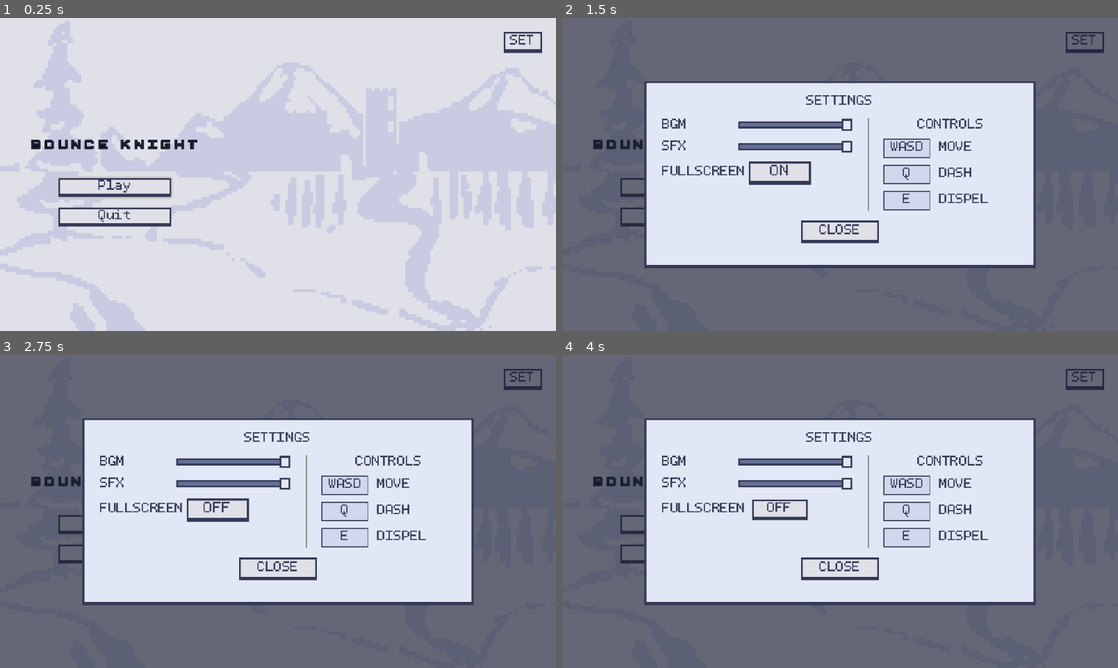
Above: before the commit, frames 1-4 (two rows, left to right).
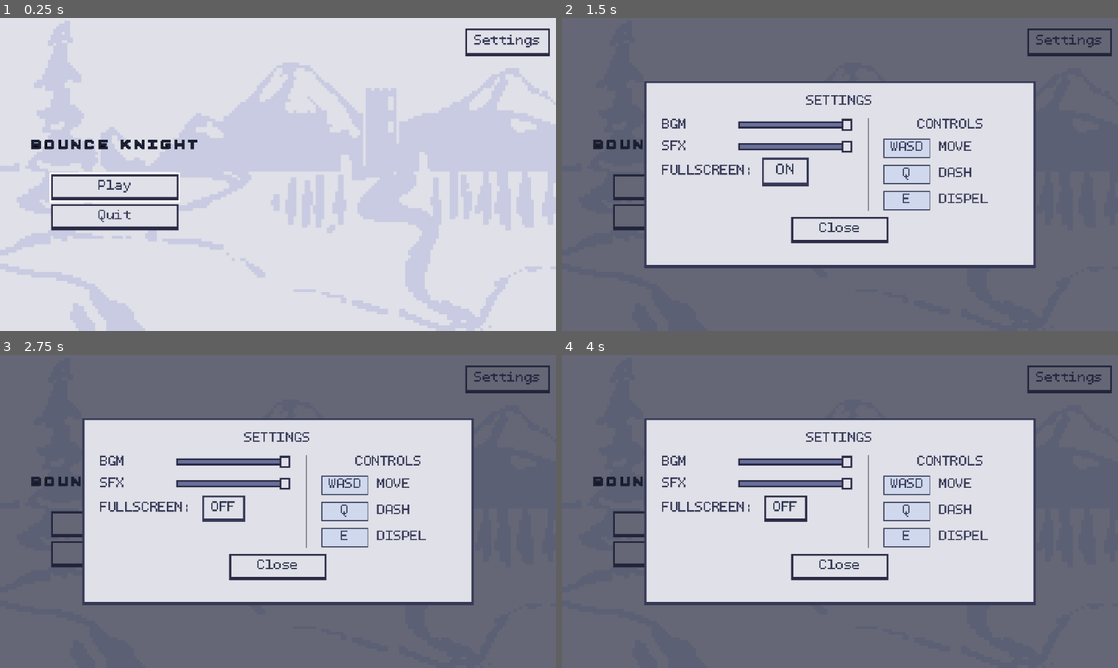
Above: after the commit, the same moments.

Repository: Cyberdemon-bot/Bounce-Knight
Game: Godot game, scene res://scenes/ui/start_screen_classic.tscn
Two runs of this game, one before a commit and one after it. Both use one fixed random seed, a clock stepped at 60 frames per second and the inputs below. Sound files missing from this copy of the repository are replaced by a short silence.
Inputs:
- Up to frame 1 (0.25 s): no input
- Up to frame 2 (1.5 s): click "SET" (after the commit: "Settings") at 0.5 s; click "OFF" at 1.25 s
- Up to frame 3 (2.75 s): click "ON" at 2 s
- Up to frame 4 (4 s): click "Play" at 2.75 s; click "Play" at 3.5 s

The runs differ from the first frame. In frame 1, 2.9% of the frame differs, in the area x 7-99%, y 3-68%; in frame 2, 2.1%; in frame 3, 2.1%; in frame 4, 2.1%.

Commit message:
cleaned up ui, added sfx manager and ui sounds

Diff:
--- a/project.godot
+++ b/project.godot
@@ -23,6 +23,7 @@
 
 GameManager="*uid://bvemn5eact13g"
 VFXManager="*uid://cety2t8a5ckwr"
+SFXManager="*uid://dkawmwubu0ej5"
 SettingsMenu="*uid://mfnehidh4tv7"
 
 [display]
--- a/scenes/ui/settings_menu.tscn
+++ b/scenes/ui/settings_menu.tscn
@@ -2,19 +2,13 @@
 
 [ext_resource type="Script" uid="uid://caki30dlfhhkx" path="res://scripts/ui/settings_menu.gd" id="1_qwcqe"]
 [ext_resource type="FontFile" uid="uid://c1rk47bvmkmgx" path="res://assets/assets_ui_font_pixel_2.otf" id="2_mhswj"]
+[ext_resource type="PackedScene" uid="uid://bu6vfh20fdcjr" path="res://scenes/ui/ui_slider.tscn" id="3_0b1cv"]
+[ext_resource type="PackedScene" uid="uid://dd60symdwmmc5" path="res://scenes/ui/ui_button.tscn" id="3_x3vyp"]
 
 [sub_resource type="Theme" id="Theme_x3vyp"]
 default_font = ExtResource("2_mhswj")
 
 [sub_resource type="StyleBoxFlat" id="StyleBoxFlat_2fsrb"]
-bg_color = Color(0.88235295, 0.90588236, 0.9607843, 1)
-border_width_left = 2
-border_width_top = 2
-border_width_right = 2
-border_width_bottom = 4
-border_color = Color(0.21176471, 0.22352941, 0.3372549, 1)
-
-[sub_resource type="StyleBoxFlat" id="StyleBoxFlat_0b1cv"]
 bg_color = Color(0.8745098, 0.8784314, 0.9098039, 1)
 border_width_left = 2
 border_width_top = 2
@@ -22,100 +16,12 @@
 border_width_bottom = 4
 border_color = Color(0.21176471, 0.22352941, 0.3372549, 1)
 
-[sub_resource type="StyleBoxFlat" id="StyleBoxFlat_yu862"]
-bg_color = Color(0.8745098, 0.8784314, 0.9098039, 1)
-border_width_left = 2
-border_width_top = 2
-border_width_right = 2
-border_width_bottom = 4
-border_color = Color(0.21176471, 0.22352941, 0.3372549, 1)
-
-[sub_resource type="StyleBoxFlat" id="StyleBoxFlat_ywggk"]
-bg_color = Color(0.8745098, 0.8784314, 0.9098039, 1)
-border_width_left = 2
-border_width_top = 2
-border_width_right = 2
-border_width_bottom = 4
-border_color = Color(0.21176471, 0.22352941, 0.3372549, 1)
-
-[sub_resource type="StyleBoxFlat" id="StyleBoxFlat_ngbvi"]
-bg_color = Color(0.8745098, 0.8784314, 0.9098039, 1)
-border_width_left = 2
-border_width_top = 2
-border_width_right = 2
-border_width_bottom = 4
-border_color = Color(0.21176471, 0.22352941, 0.3372549, 1)
-
 [sub_resource type="StyleBoxFlat" id="StyleBoxFlat_hnjae"]
 bg_color = Color(0.8117647, 0.84705883, 0.9254902, 1)
 border_width_left = 1
 border_width_top = 1
 border_width_right = 1
 border_width_bottom = 1
-border_color = Color(0.21176471, 0.22352941, 0.3372549, 1)
-
-[sub_resource type="StyleBoxFlat" id="StyleBoxFlat_mishw"]
-bg_color = Color(0.8745098, 0.8784314, 0.9098039, 1)
-border_width_left = 2
-border_width_top = 2
-border_width_right = 2
-border_width_bottom = 4
-border_color = Color(0.21176471, 0.22352941, 0.3372549, 1)
-
-[sub_resource type="StyleBoxFlat" id="StyleBoxFlat_h271e"]
-bg_color = Color(0.8745098, 0.8784314, 0.9098039, 1)
-border_width_left = 2
-border_width_top = 2
-border_width_right = 2
-border_width_bottom = 4
-border_color = Color(0.21176471, 0.22352941, 0.3372549, 1)
-
-[sub_resource type="StyleBoxFlat" id="StyleBoxFlat_7dpwb"]
-bg_color = Color(0.8745098, 0.8784314, 0.9098039, 1)
-border_width_left = 2
-border_width_top = 2
-border_width_right = 2
-border_width_bottom = 4
-border_color = Color(0.21176471, 0.22352941, 0.3372549, 1)
-
-[sub_resource type="StyleBoxFlat" id="StyleBoxFlat_iii5b"]
-bg_color = Color(0.8745098, 0.8784314, 0.9098039, 1)
-border_width_left = 2
-border_width_top = 2
-border_width_right = 2
-border_width_bottom = 4
-border_color = Color(0.21176471, 0.22352941, 0.3372549, 1)
-
-[sub_resource type="StyleBoxFlat" id="StyleBoxFlat_r6v77"]
-bg_color = Color(0.8745098, 0.8784314, 0.9098039, 1)
-border_width_left = 2
-border_width_top = 2
-border_width_right = 2
-border_width_bottom = 4
-border_color = Color(0.21176471, 0.22352941, 0.3372549, 1)
-
-[sub_resource type="StyleBoxFlat" id="StyleBoxFlat_pxswo"]
-bg_color = Color(0.8745098, 0.8784314, 0.9098039, 1)
-border_width_left = 2
-border_width_top = 2
-border_width_right = 2
-border_width_bottom = 4
-border_color = Color(0.21176471, 0.22352941, 0.3372549, 1)
-
-[sub_resource type="StyleBoxFlat" id="StyleBoxFlat_w48g0"]
-bg_color = Color(0.8745098, 0.8784314, 0.9098039, 1)
-border_width_left = 2
-border_width_top = 2
-border_width_right = 2
-border_width_bottom = 4
-border_color = Color(0.21176471, 0.22352941, 0.3372549, 1)
-
-[sub_resource type="StyleBoxFlat" id="StyleBoxFlat_n2xd4"]
-bg_color = Color(0.8745098, 0.8784314, 0.9098039, 1)
-border_width_left = 2
-border_width_top = 2
-border_width_right = 2
-border_width_bottom = 4
 border_color = Color(0.21176471, 0.22352941, 0.3372549, 1)
 
 [node name="SettingsMenu" type="CanvasLayer" unique_id=1716261428]
@@ -186,12 +92,9 @@
 theme_override_colors/font_color = Color(0.21176471, 0.22352941, 0.3372549, 1)
 text = "BGM"
 
-[node name="BGMSlider" type="HSlider" parent="Overlay/SettingsBox/MarginContainer/MainVBox/ContentHBox/LeftColumn/BGMRow" unique_id=560030050]
-unique_name_in_owner = true
-layout_mode = 2
-size_flags_horizontal = 3
-max_value = 1.0
-step = 0.05
+[node name="BGMSlider" parent="Overlay/SettingsBox/MarginContainer/MainVBox/ContentHBox/LeftColumn/BGMRow" unique_id=2080822769 instance=ExtResource("3_0b1cv")]
+unique_name_in_owner = true
+layout_mode = 2
 value = 1.0
 
 [node name="SFXRow" type="HBoxContainer" parent="Overlay/SettingsBox/MarginContainer/MainVBox/ContentHBox/LeftColumn" unique_id=262560143]
@@ -204,33 +107,26 @@
 theme_override_colors/font_color = Color(0.21176471, 0.22352941, 0.3372549, 1)
 text = "SFX"
 
-[node name="SFXSlider" type="HSlider" parent="Overlay/SettingsBox/MarginContainer/MainVBox/ContentHBox/LeftColumn/SFXRow" unique_id=630571766]
-unique_name_in_owner = true
-layout_mode = 2
-size_flags_horizontal = 3
-max_value = 1.0
-step = 0.05
+[node name="SFXSlider" parent="Overlay/SettingsBox/MarginContainer/MainVBox/ContentHBox/LeftColumn/SFXRow" unique_id=1780563363 instance=ExtResource("3_0b1cv")]
+unique_name_in_owner = true
+layout_mode = 2
 value = 1.0
 
 [node name="FullscreenRow" type="HBoxContainer" parent="Overlay/SettingsBox/MarginContainer/MainVBox/ContentHBox/LeftColumn" unique_id=1238344432]
 layout_mode = 2
-theme_override_constants/separation = 8
+theme_override_constants/separation = 20
 
 [node name="Label" type="Label" parent="Overlay/SettingsBox/MarginContainer/MainVBox/ContentHBox/LeftColumn/FullscreenRow" unique_id=514866451]
 custom_minimum_size = Vector2(80, 0)
 layout_mode = 2
 theme_override_colors/font_color = Color(0.21176471, 0.22352941, 0.3372549, 1)
-text = "FULLSCREEN"
-
-[node name="FullscreenButton" type="Button" parent="Overlay/SettingsBox/MarginContainer/MainVBox/ContentHBox/LeftColumn/FullscreenRow" unique_id=1910728489]
-unique_name_in_owner = true
-custom_minimum_size = Vector2(64, 24)
-layout_mode = 2
-theme_override_styles/normal = SubResource("StyleBoxFlat_0b1cv")
-theme_override_styles/pressed = SubResource("StyleBoxFlat_yu862")
-theme_override_styles/hover = SubResource("StyleBoxFlat_ywggk")
-theme_override_styles/focus = SubResource("StyleBoxFlat_ngbvi")
-text = "OFF"
+text = "FULLSCREEN:"
+
+[node name="FullscreenButton" parent="Overlay/SettingsBox/MarginContainer/MainVBox/ContentHBox/LeftColumn/FullscreenRow" unique_id=1682840967 instance=ExtResource("3_x3vyp")]
+unique_name_in_owner = true
+custom_minimum_size = Vector2(32.29, 22)
+layout_mode = 2
+text = "Off"
 
 [node name="VSeparator" type="VSeparator" parent="Overlay/SettingsBox/MarginContainer/MainVBox/ContentHBox" unique_id=1408286753]
 layout_mode = 2
@@ -302,25 +198,15 @@
 
 [node name="ActionRow" type="HBoxContainer" parent="Overlay/SettingsBox/MarginContainer/MainVBox" unique_id=2057100554]
 layout_mode = 2
-theme_override_constants/separation = 14
+theme_override_constants/separation = 21
 alignment = 1
 
-[node name="MainMenuButton" type="Button" parent="Overlay/SettingsBox/MarginContainer/MainVBox/ActionRow" unique_id=1543986889]
-unique_name_in_owner = true
-custom_minimum_size = Vector2(105, 26)
-layout_mode = 2
-theme_override_styles/normal = SubResource("StyleBoxFlat_mishw")
-theme_override_styles/pressed = SubResource("StyleBoxFlat_h271e")
-theme_override_styles/hover = SubResource("StyleBoxFlat_7dpwb")
-theme_override_styles/focus = SubResource("StyleBoxFlat_iii5b")
-text = "MAIN MENU"
-
-[node name="CloseButton" type="Button" parent="Overlay/SettingsBox/MarginContainer/MainVBox/ActionRow" unique_id=902401777]
-unique_name_in_owner = true
-custom_minimum_size = Vector2(90, 26)
-layout_mode = 2
-theme_override_styles/normal = SubResource("StyleBoxFlat_r6v77")
-theme_override_styles/pressed = SubResource("StyleBoxFlat_pxswo")
-theme_override_styles/hover = SubResource("StyleBoxFlat_w48g0")
-theme_override_styles/focus = SubResource("StyleBoxFlat_n2xd4")
-text = "CLOSE"
+[node name="MainMenuButton" parent="Overlay/SettingsBox/MarginContainer/MainVBox/ActionRow" unique_id=913340915 instance=ExtResource("3_x3vyp")]
+unique_name_in_owner = true
+layout_mode = 2
+text = "Main Menu"
+
+[node name="CloseButton" parent="Overlay/SettingsBox/MarginContainer/MainVBox/ActionRow" unique_id=1228369304 instance=ExtResource("3_x3vyp")]
+unique_name_in_owner = true
+layout_mode = 2
+text = "Close"
--- a/scenes/ui/start_screen_classic.tscn
+++ b/scenes/ui/start_screen_classic.tscn
@@ -12,38 +12,6 @@
 [sub_resource type="FontVariation" id="FontVariation_n6b5g"]
 base_font = ExtResource("1_h0ljh")
 spacing_glyph = 3
-
-[sub_resource type="StyleBoxFlat" id="StyleBoxFlat_nb5g4"]
-bg_color = Color(0.8745098, 0.8784314, 0.9098039, 1)
-border_width_left = 2
-border_width_top = 2
-border_width_right = 2
-border_width_bottom = 4
-border_color = Color(0.21176471, 0.22352941, 0.3372549, 1)
-
-[sub_resource type="StyleBoxFlat" id="StyleBoxFlat_6jygb"]
-bg_color = Color(0.8745098, 0.8784314, 0.9098039, 1)
-border_width_left = 2
-border_width_top = 2
-border_width_right = 2
-border_width_bottom = 4
-border_color = Color(0.21176471, 0.22352941, 0.3372549, 1)
-
-[sub_resource type="StyleBoxFlat" id="StyleBoxFlat_yql1c"]
-bg_color = Color(0.8745098, 0.8784314, 0.9098039, 1)
-border_width_left = 2
-border_width_top = 2
-border_width_right = 2
-border_width_bottom = 4
-border_color = Color(0.21176471, 0.22352941, 0.3372549, 1)
-
-[sub_resource type="StyleBoxFlat" id="StyleBoxFlat_yigvc"]
-bg_color = Color(0.8745098, 0.8784314, 0.9098039, 1)
-border_width_left = 2
-border_width_top = 2
-border_width_right = 2
-border_width_bottom = 4
-border_color = Color(0.21176471, 0.22352941, 0.3372549, 1)
 
 [node name="StartScreenClassic" type="Control" unique_id=991237522]
 layout_mode = 3
@@ -76,6 +44,7 @@
 anchor_bottom = 1.0
 grow_horizontal = 2
 grow_vertical = 2
+scale = Vector2(1.001191, 1)
 theme_override_constants/margin_left = 36
 theme_override_constants/margin_top = 16
 theme_override_constants/margin_right = 16
@@ -114,18 +83,10 @@
 layout_mode = 2
 text = "Quit"
 
-[node name="SettingsButton" type="Button" parent="MarginContainer" unique_id=1615874563]
+[node name="SettingsButton" parent="MarginContainer" unique_id=806944970 instance=ExtResource("5_6jygb")]
 unique_name_in_owner = true
 custom_minimum_size = Vector2(44, 24)
 layout_mode = 2
 size_flags_horizontal = 8
 size_flags_vertical = 0
-theme_override_colors/font_color = Color(0.21176471, 0.22352941, 0.3372549, 1)
-theme_override_colors/font_focus_color = Color(0.21176471, 0.22352941, 0.3372549, 1)
-theme_override_colors/font_pressed_color = Color(0.21176471, 0.22352941, 0.3372549, 1)
-theme_override_colors/font_hover_color = Color(0.21176471, 0.22352941, 0.3372549, 1)
-theme_override_styles/normal = SubResource("StyleBoxFlat_nb5g4")
-theme_override_styles/pressed = SubResource("StyleBoxFlat_6jygb")
-theme_override_styles/hover = SubResource("StyleBoxFlat_yql1c")
-theme_override_styles/focus = SubResource("StyleBoxFlat_yigvc")
-text = "SET"
+text = "Settings"
--- a/scenes/ui/ui_button.tscn
+++ b/scenes/ui/ui_button.tscn
@@ -1,6 +1,8 @@
 [gd_scene format=3 uid="uid://dd60symdwmmc5"]
 
-[ext_resource type="Script" uid="uid://bdedvwd6w28l7" path="res://scripts/ui/level_up_button.gd" id="1_5y1ro"]
+[ext_resource type="Script" uid="uid://bdedvwd6w28l7" path="res://scripts/ui/ui_button.gd" id="1_5y1ro"]
+[ext_resource type="AudioStream" uid="uid://dy1m1xjl1avkp" path="res://assets/sfx/ui/ui_click.wav" id="2_yq7ok"]
+[ext_resource type="AudioStream" uid="uid://cyanmee1os3x4" path="res://assets/sfx/ui/ui_rollover.wav" id="3_llgug"]
 
 [sub_resource type="StyleBoxFlat" id="StyleBoxFlat_ct315"]
 bg_color = Color(0.8745098, 0.8784314, 0.9098039, 1)
@@ -8,56 +10,70 @@
 border_width_top = 2
 border_width_right = 2
 border_width_bottom = 4
-border_color = Color(0.21176471, 0.22352941, 0.3372549, 1)
+border_color = Color(0.16862746, 0.16862746, 0.27058825, 1)
+expand_margin_left = 8.0
+expand_margin_top = 4.0
+expand_margin_right = 8.0
+expand_margin_bottom = 4.0
 
-[sub_resource type="StyleBoxFlat" id="StyleBoxFlat_yq7ok"]
-bg_color = Color(0.837, 0.85095, 0.93, 1)
+[sub_resource type="StyleBoxFlat" id="StyleBoxFlat_5y1ro"]
+bg_color = Color(0.53339595, 0.54269105, 0.6268347, 1)
 border_width_left = 2
 border_width_top = 2
 border_width_right = 2
 border_width_bottom = 4
 border_color = Color(0.21176471, 0.22352941, 0.3372549, 1)
+expand_margin_left = 8.0
+expand_margin_top = 4.0
+expand_margin_right = 8.0
+expand_margin_bottom = 4.0
 
-[sub_resource type="StyleBoxFlat" id="StyleBoxFlat_llgug"]
+[sub_resource type="StyleBoxFlat" id="StyleBoxFlat_yq7ok"]
 bg_color = Color(0.8745098, 0.8784314, 0.9098039, 1)
 border_width_left = 2
 border_width_top = 2
 border_width_right = 2
 border_width_bottom = 4
 border_color = Color(0.21176471, 0.22352941, 0.3372549, 1)
+expand_margin_left = 8.0
+expand_margin_top = 4.0
+expand_margin_right = 8.0
+expand_margin_bottom = 4.0
 
 [sub_resource type="StyleBoxFlat" id="StyleBoxFlat_metdv"]
-content_margin_left = 4.0
-content_margin_top = 4.0
-content_margin_right = 4.0
-content_margin_bottom = 4.0
-bg_color = Color(1, 1, 1, 0.75)
+content_margin_left = 2.0
+content_margin_top = 2.0
+content_margin_right = 2.0
+content_margin_bottom = 2.0
+bg_color = Color(1, 1, 1, 1)
 draw_center = false
 border_width_left = 2
 border_width_top = 2
 border_width_right = 2
 border_width_bottom = 2
-corner_radius_top_left = 3
-corner_radius_top_right = 3
-corner_radius_bottom_right = 3
-corner_radius_bottom_left = 3
+border_color = Color(1, 1, 1, 1)
 corner_detail = 5
-expand_margin_left = 2.0
-expand_margin_top = 2.0
-expand_margin_right = 2.0
-expand_margin_bottom = 2.0
+expand_margin_left = 10.0
+expand_margin_top = 6.0
+expand_margin_right = 10.0
+expand_margin_bottom = 6.0
 
 [node name="Button" type="Button" unique_id=1682840967]
 texture_filter = 1
 custom_minimum_size = Vector2(96, 22)
+offset_right = 122.0
+offset_bottom = 29.0
 offset_transform_position = Vector2(-0.295, 0)
 theme_override_colors/font_color = Color(0.21176471, 0.22352941, 0.3372549, 1)
 theme_override_colors/font_focus_color = Color(0.21176471, 0.22352941, 0.3372549, 1)
 theme_override_colors/font_pressed_color = Color(0.21176471, 0.22352941, 0.3372549, 1)
 theme_override_colors/font_hover_color = Color(0.21176471, 0.22352941, 0.3372549, 1)
 theme_override_styles/normal = SubResource("StyleBoxFlat_ct315")
-theme_override_styles/pressed = SubResource("StyleBoxFlat_yq7ok")
-theme_override_styles/hover = SubResource("StyleBoxFlat_llgug")
+theme_override_styles/pressed = SubResource("StyleBoxFlat_5y1ro")
+theme_override_styles/hover = SubResource("StyleBoxFlat_yq7ok")
 theme_override_styles/focus = SubResource("StyleBoxFlat_metdv")
-text = "Text"
+text = "Text
+"
 script = ExtResource("1_5y1ro")
+hover_sfx = ExtResource("3_llgug")
+click_sfx = ExtResource("2_yq7ok")
--- /dev/null
+++ b/scenes/ui/ui_slider.tscn
@@ -0,0 +1,40 @@
+[gd_scene format=3 uid="uid://bu6vfh20fdcjr"]
+
+[ext_resource type="Texture2D" uid="uid://cwtglkkvy0hmv" path="res://assets/ui/ui_slider_grabber.png" id="1_ym05c"]
+[ext_resource type="Texture2D" uid="uid://43s2o1vsgq5d" path="res://assets/ui/ui_slider_grabber_focused.png" id="2_dar5h"]
+[ext_resource type="Script" uid="uid://c0u1hnb11ivhw" path="res://scripts/ui/ui_slider.gd" id="3_2dsja"]
+[ext_resource type="AudioStream" uid="uid://cyt1p8tx0o2yk" path="res://assets/sfx/ui/ui_slider.wav" id="5_xhjuk"]
+
+[sub_resource type="StyleBoxFlat" id="StyleBoxFlat_dar5h"]
+content_margin_top = 4.0
+content_margin_bottom = 4.0
+bg_color = Color(0.6392157, 0.654902, 0.7607843, 1)
+border_width_left = 2
+border_width_top = 2
+border_width_right = 2
+border_width_bottom = 2
+border_color = Color(0.16862746, 0.16862746, 0.27058825, 1)
+
+[sub_resource type="StyleBoxFlat" id="StyleBoxFlat_x3vyp"]
+content_margin_top = 4.0
+content_margin_bottom = 4.0
+bg_color = Color(0.40784314, 0.43529412, 0.6, 1)
+border_width_left = 2
+border_width_top = 2
+border_width_bottom = 2
+border_color = Color(0.16862746, 0.16862746, 0.27058825, 1)
+
+[node name="Slider" type="HSlider" unique_id=2080822769]
+offset_right = 80.04
+offset_bottom = 12.0
+size_flags_horizontal = 3
+theme_override_icons/grabber = ExtResource("1_ym05c")
+theme_override_icons/grabber_highlight = ExtResource("2_dar5h")
+theme_override_styles/slider = SubResource("StyleBoxFlat_dar5h")
+theme_override_styles/grabber_area = SubResource("StyleBoxFlat_x3vyp")
+theme_override_styles/grabber_area_highlight = SubResource("StyleBoxFlat_x3vyp")
+max_value = 1.0
+step = 0.05
+value = 0.5
+script = ExtResource("3_2dsja")
+slider_sfx = ExtResource("5_xhjuk")
--- a/scenes/ui/upgrade_screen.tscn
+++ b/scenes/ui/upgrade_screen.tscn
@@ -139,7 +139,7 @@
 
 [node name="RetryButton" parent="MarginContainer/VBoxContainer" unique_id=1682840967 instance=ExtResource("11_cnp6h")]
 unique_name_in_owner = true
-clip_contents = true
+custom_minimum_size = Vector2(79.885, 22)
 layout_mode = 2
 size_flags_horizontal = 4
 text = "Retry"
--- a/scenes/ui/upgrade_slot.tscn
+++ b/scenes/ui/upgrade_slot.tscn
@@ -4,10 +4,12 @@
 [ext_resource type="Texture2D" uid="uid://du0xata7282sp" path="res://icon.svg" id="2_6jfm5"]
 [ext_resource type="Script" uid="uid://c4qwilqw8sitt" path="res://scripts/ui/icon_box.gd" id="2_6xnit"]
 [ext_resource type="PackedScene" uid="uid://dd60symdwmmc5" path="res://scenes/ui/ui_button.tscn" id="3_6xnit"]
+[ext_resource type="AudioStream" uid="uid://cj6jhq4o2u050" path="res://assets/sfx/ui/ui_upgrade.wav" id="5_a0fg0"]
 
 [node name="UpgradeSlot" type="VBoxContainer" unique_id=1651978702]
 offset_right = 96.0
 offset_bottom = 73.0
+theme_override_constants/separation = 9
 script = ExtResource("1_2o6p1")
 
 [node name="IconBox" type="TextureRect" parent="." unique_id=1912944226]
@@ -23,3 +25,4 @@
 [node name="LevelUpButton" parent="." unique_id=1991690539 instance=ExtResource("3_6xnit")]
 custom_minimum_size = Vector2(128.175, 22)
 layout_mode = 2
+click_sfx = ExtResource("5_a0fg0")
--- a/scripts/game_manager.gd
+++ b/scripts/game_manager.gd
@@ -6,7 +6,7 @@
 const UPGRADES := {
 	&"max_hp": { "base": 5.0, "step": 1.0, "max": 5, "cost": 20, "cost_step": 15 },
 	&"speed": { "base": 100.0, "step": 15.0, "max": 5, "cost": 20, "cost_step": 15 },
-	&"jump_power": { "base": -270.0, "step": -10.0, "max": 5, "cost": 20, "cost_step": 15 },
+	&"jump_power": { "base": -270.0, "step": -20.0, "max": 3, "cost": 20, "cost_step": 15 },
 	&"dash_speed": { "base": 350.0, "step": 35.0, "max": 5, "cost": 25, "cost_step": 20 },
 	&"dash_bounce_mult": { "base": 1.3, "step": 0.12,  "max": 5, "cost": 25, "cost_step": 20 },
 	&"skill_cooldown": { "base": 20.0, "step": -2, "max": 5, "cost": 30, "cost_step": 25},
--- a/scripts/player.gd
+++ b/scripts/player.gd
@@ -63,6 +63,7 @@
 	dash_bounce_mult = GameManager.stat(&"dash_bounce_mult")
 	bounce_ref_speed = maxf(dash_speed * dash_bounce_mult, 1.0)
 	skill_cooldown = GameManager.stat(&"skill_cooldown")
+	skill_force = dash_speed * 0.75
 
 	hp = max_hp
 	health_bar.max_value = max_hp
--- /dev/null
+++ b/scripts/sfx_manager.gd
@@ -0,0 +1,13 @@
+extends Node
+
+func play(stream: AudioStream, pitch_variance: float = 0.05, volume_db: float = 0.0) -> void:
+	if not stream:
+		return
+	var player := AudioStreamPlayer.new()
+	player.bus = &"SFX"
+	player.stream = stream
+	player.volume_db = volume_db
+	player.pitch_scale = randf_range(1.0 - pitch_variance, 1.0 + pitch_variance)
+	add_child(player)
+	player.finished.connect(player.queue_free)
+	player.play()
--- a/scripts/ui/settings_menu.gd
+++ b/scripts/ui/settings_menu.gd
@@ -9,18 +9,16 @@
 @onready var main_menu_btn: Button = %MainMenuButton
 @onready var close_btn: Button = %CloseButton
 
-const TEXT_DARK_COLOR := Color("#363956")
+const TEXT_DARK_COLOR := Color("#2c354d")
 var is_in_gameplay: bool = false
 
 func _ready() -> void:
 	overlay.set_anchors_and_offsets_preset(Control.PRESET_FULL_RECT)
 	overlay.hide()
 
-	_style_pixel_slider(bgm_slider)
 	_init_slider(bgm_slider, "BGM")
 	bgm_slider.value_changed.connect(func(val): _set_bus_volume("BGM", val))
 
-	_style_pixel_slider(sfx_slider)
 	_init_slider(sfx_slider, "SFX")
 	sfx_slider.value_changed.connect(func(val): _set_bus_volume("SFX", val))
 
@@ -54,7 +52,7 @@
 func open_menu(from_gameplay: bool) -> void:
 	is_in_gameplay = from_gameplay
 	main_menu_btn.visible = from_gameplay
-	close_btn.text = "RESUME" if from_gameplay else "CLOSE"
+	close_btn.text = "Resume" if from_gameplay else "Close"
 
 	for btn in [fullscreen_btn, main_menu_btn, close_btn]:
 		btn.scale = Vector2.ONE
@@ -101,36 +99,6 @@
 	AudioServer.set_bus_volume_db(bus_idx, linear_to_db(value))
 	AudioServer.set_bus_mute(bus_idx, value <= 0.01)
 
-func _style_pixel_slider(slider: HSlider) -> void:
-	slider.focus_mode = Control.FOCUS_NONE
-
-	# 1. Thanh nền hình chữ nhật vuông góc (tắt hoàn toàn bo tròn)
-	var track := StyleBoxFlat.new()
-	track.bg_color = Color("#b8c2dc")
-	track.border_color = TEXT_DARK_COLOR
-	track.set_border_width_all(2)
-	track.set_corner_radius_all(0)
-	track.content_margin_top = 4.0
-	track.content_margin_bottom = 4.0
-
-	# 2. Phần thanh mức âm lượng đã kéo (bên trái cục vuông)
-	var fill := StyleBoxFlat.new()
-	fill.bg_color = Color("#637096")
-	fill.border_color = TEXT_DARK_COLOR
-	fill.border_width_left = 2
-	fill.border_width_top = 2
-	fill.border_width_bottom = 2
-	fill.set_corner_radius_all(0)
-	fill.content_margin_top = 4.0
-	fill.content_margin_bottom = 4.0
-
-	slider.add_theme_stylebox_override("slider", track)
-	slider.add_theme_stylebox_override("grabber_area", fill)
-	slider.add_theme_stylebox_override("grabber_area_highlight", fill)
-
-	# 3. Cục nắm hình vuông pixel (sáng lên khi rê chuột vào)
-	slider.add_theme_icon_override("grabber", _create_square_grabber(Color("#e1e7f5")))
-	slider.add_theme_icon_override("grabber_highlight", _create_square_grabber(Color.WHITE))
 
 func _create_square_grabber(fill_color: Color) -> ImageTexture:
 	var w := 12
@@ -148,22 +116,3 @@
 	btn.add_theme_color_override("font_hover_color", TEXT_DARK_COLOR)
 	btn.add_theme_color_override("font_pressed_color", TEXT_DARK_COLOR)
 	btn.add_theme_color_override("font_focus_color", TEXT_DARK_COLOR)
-
-	btn.mouse_entered.connect(func():
-		_animate_button_scale(btn, Vector2(1.12, 1.12))
-	)
-	btn.mouse_exited.connect(func():
-		_animate_button_scale(btn, Vector2.ONE)
-	)
-
-func _animate_button_scale(btn: Button, target_scale: Vector2) -> void:
-	if btn.has_meta("hover_tween"):
-		var old_tween: Tween = btn.get_meta("hover_tween")
-		if old_tween and old_tween.is_valid():
-			old_tween.kill()
-
-	btn.pivot_offset = btn.size / 2.0
-	var tween := create_tween()
-	tween.set_pause_mode(Tween.TWEEN_PAUSE_PROCESS)
-	tween.tween_property(btn, "scale", target_scale, 0.1).set_trans(Tween.TRANS_BACK).set_ease(Tween.EASE_OUT)
-	btn.set_meta("hover_tween", tween)
--- a/scripts/ui/level_up_button.gd
+++ b/scripts/ui/ui_button.gd
@@ -1,14 +1,19 @@
 extends Button
 
+@export var hover_sfx: AudioStream
+@export var click_sfx: AudioStream
 
 # Called when the node enters the scene tree for the first time.
 func _ready() -> void:
 	mouse_entered.connect(_visualfeedback.bind(true))
 	mouse_exited.connect(_visualfeedback.bind(false))
+	pressed.connect(SFXManager.play.bind(click_sfx))
+
 
 func _visualfeedback(is_enter: bool) -> void:
 	pivot_offset = size/2.0
 	if (is_enter):
+		SFXManager.play(hover_sfx)
 		create_tween().tween_property(self, "scale", Vector2(1.1, 1.1) ,0.08)
 	else:
 		create_tween().tween_property(self, "scale", Vector2(1.0, 1.0) ,0.08)
--- /dev/null
+++ b/scripts/ui/ui_slider.gd
@@ -0,0 +1,15 @@
+extends HSlider
+
+@export var slider_sfx: AudioStream
+@export var sfx_cooldown_ms: int = 60
+
+var _last_sfx_time: int = 0
+
+func _ready() -> void:
+	value_changed.connect(_on_value_changed)
+
+func _on_value_changed(_value: float) -> void:
+	var now := Time.get_ticks_msec()
+	if now - _last_sfx_time >= sfx_cooldown_ms:
+		_last_sfx_time = now
+		SFXManager.play(slider_sfx)
Not shown, added: assets/sfx/ui/ui_click.wav.import
Not shown, added: assets/sfx/ui/ui_rollover.wav.import
Not shown, added: assets/sfx/ui/ui_slider.wav.import
Not shown, added: assets/sfx/ui/ui_upgrade.wav.import
Binary file added: assets/ui/ui_slider_grabber.png
Not shown, added: assets/ui/ui_slider_grabber.png.import
Binary file added: assets/ui/ui_slider_grabber_focused.png
Not shown, added: assets/ui/ui_slider_grabber_focused.png.import
Not shown, added: scripts/sfx_manager.gd.uid
Renamed: scripts/ui/level_up_button.gd.uid -> scripts/ui/ui_button.gd.uid
Not shown, added: scripts/ui/ui_slider.gd.uid
Not shown, added: assets/sfx/ui/ui_click.wav
(and 3 more such lines)
